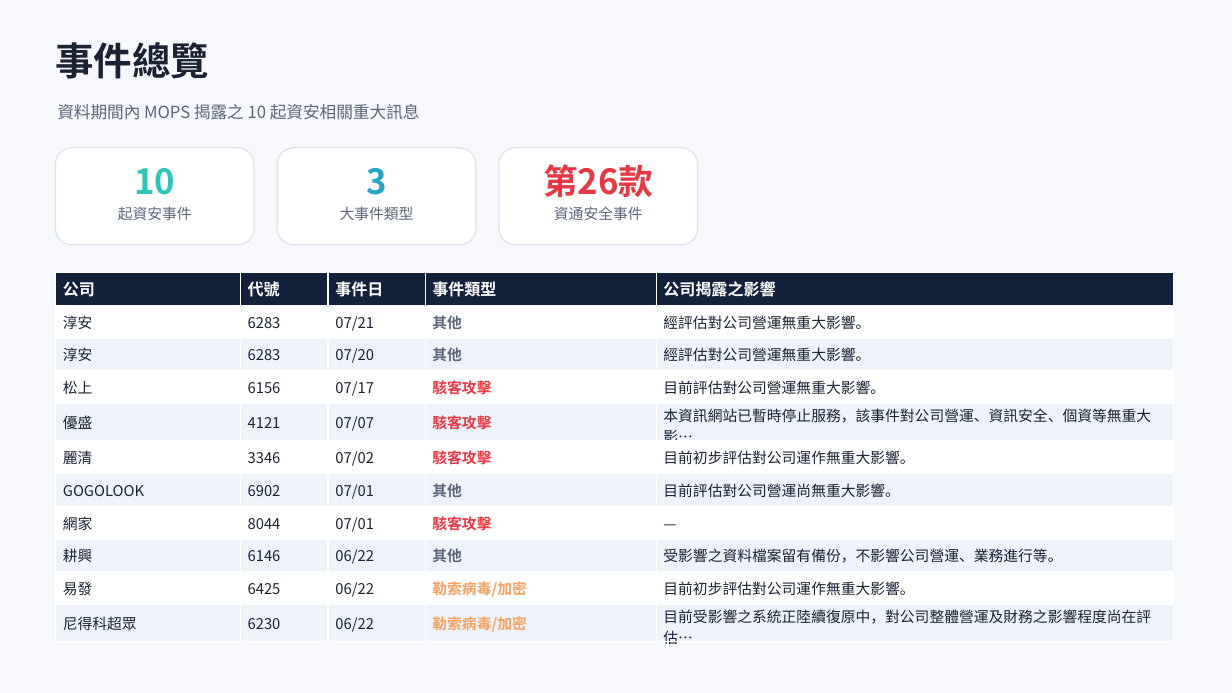
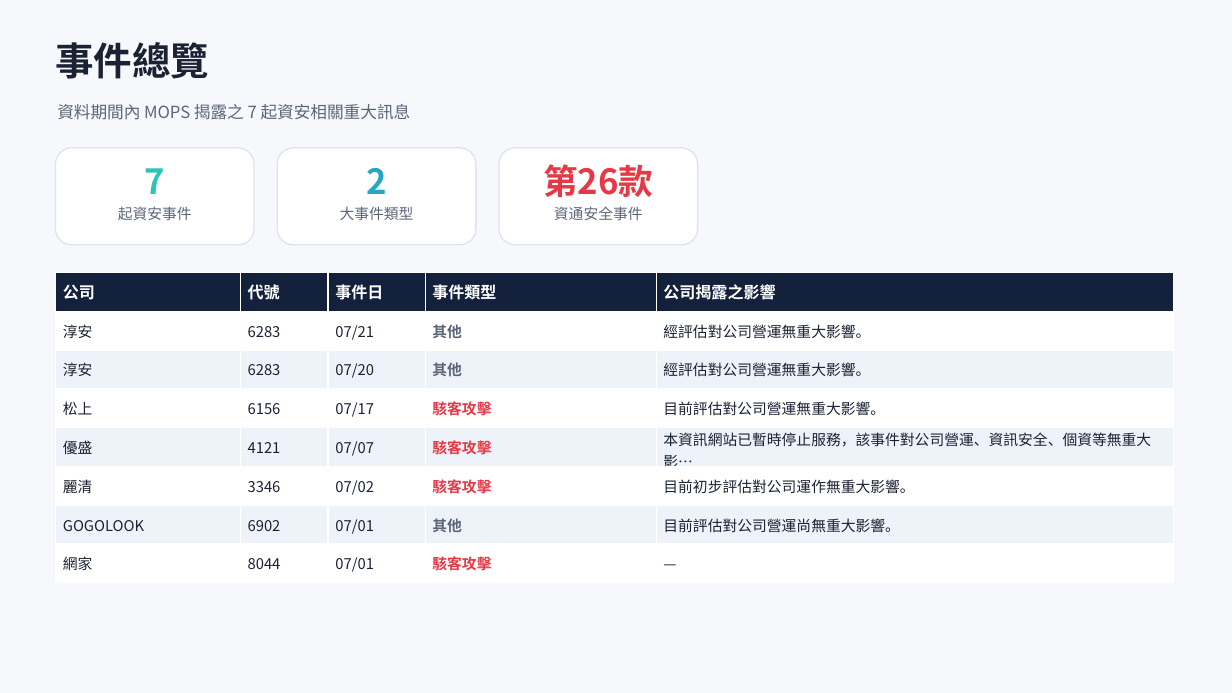
Before and after one commit to Johnnylin77/mops-isec-monitor, a slide deck: slide 2 of 資安事件因應分析.pptx. Drawn at 1232x693 pixels with LibreOffice and Linux fonts; fonts in the diff are those of the drawing. Boxes give left, top, right and bottom in pixels: in the first picture for what was removed or moved away, otherwise in the second. Text is boxed around its words. In the diff, an @@ line names an element or a change of style, - is before the commit and + after.

Commit message:
MOPS report: 2026-07-25

```diff
--- a/資安事件因應分析.pptx
+++ b/資安事件因應分析.pptx
@@ text at (57,104,411,120): text changed @@
-資料期間內 MOPS 揭露之 10 起資安相關重大訊息
+資料期間內 MOPS 揭露之 7 起資安相關重大訊息
@@ text at (145,168,165,194): text changed @@
-10
+7
@@ text at (366,168,386,194): text changed @@
-3
+2
@@ table at (55,273,1174,583) @@
-row 9: 耕興 | 6146 | 06/22 | 其他 | 受影響之資料檔案留有備份，不影響公司營運、業務進行等。
-row 10: 易發 | 6425 | 06/22 | 勒索病毒/加密 | 目前初步評估對公司運作無重大影響。
-row 11: 尼得科超眾 | 6230 | 06/22 | 勒索病毒/加密 | 目前受影響之系統正陸續復原中，對公司整體營運及財務之影響程度尚在評估…
```
Also in this commit, not shown: 4 other slides changed, 1 slide removed, 2 other files.
